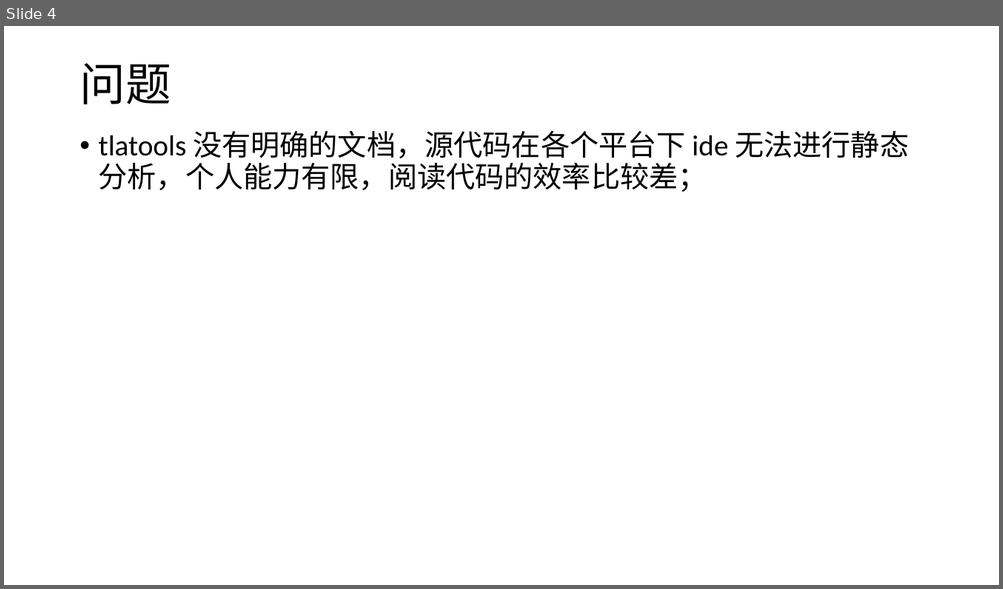
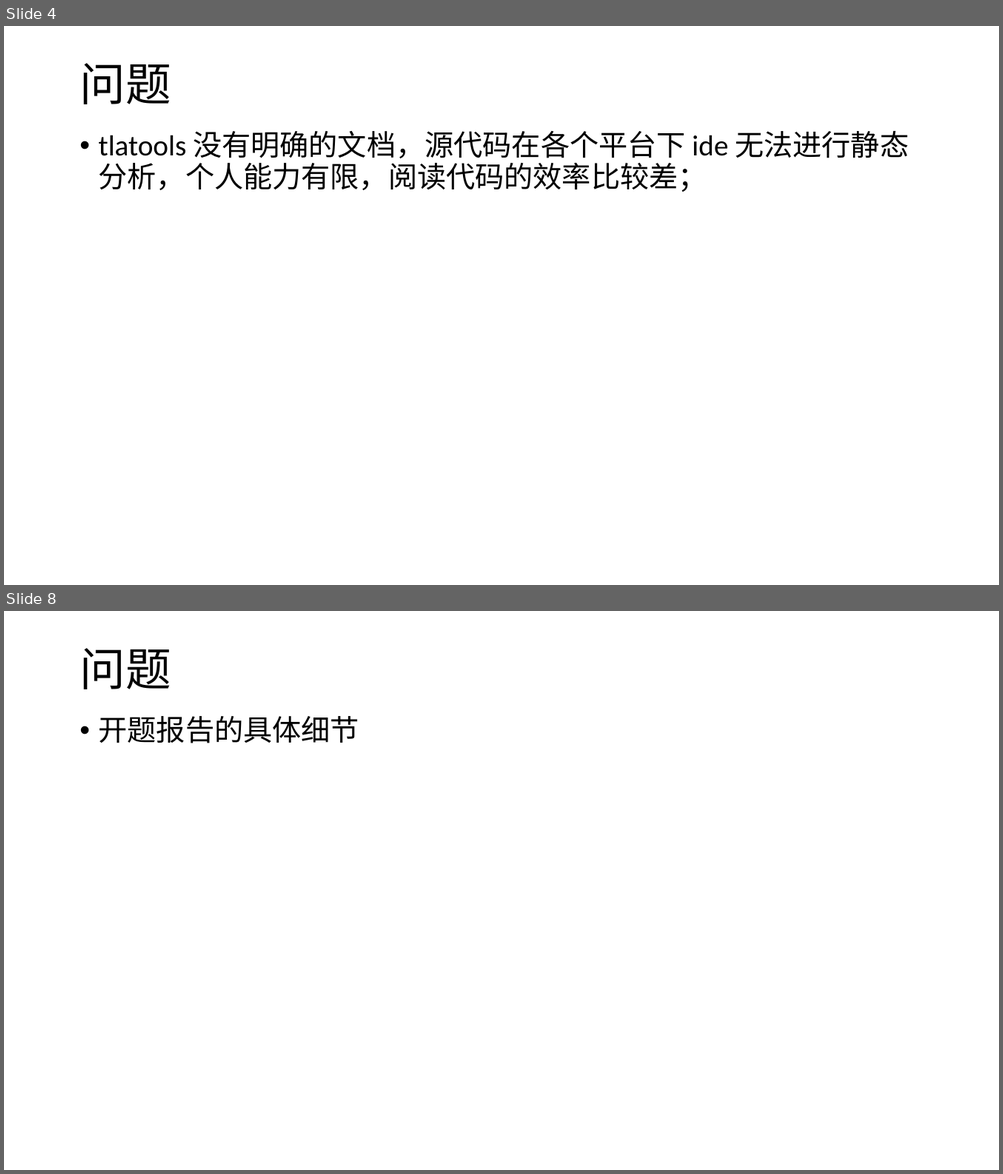
Before and after one commit to ZhangJihua0327/bachelor-thesis, a slide deck: ZhangJihua-weekly-report.pptx. Shown one above the other, each under a label of ours: slide 4 before the commit, slides 4 and 8 after it; the slides between them are not shown. The pictures are 1003x589 and 1003x1174 pixels, drawn with LibreOffice and Linux fonts; fonts in the diff are those of the drawing. Boxes give left, top, right and bottom in pixels: in the first picture for what was removed or moved away, otherwise in the second. Text is boxed around its words. In the diff, an @@ line names an element or a change of style, - is before the commit and + after.

```diff
--- a/ZhangJihua-weekly-report.pptx
+++ b/ZhangJihua-weekly-report.pptx
@@ slide 8 added at <box>4,611,999,1170</box>, background #FFFFFF @@
@@ title added at <box>79,648,170,689</box>, 44 pt, text #000000 @@
+问题
@@ text added at <box>99,716,359,743</box>, 28 pt, text #000000 @@
+• 开题报告的具体细节
```
Also in this commit, not shown: 3 other slides added.
